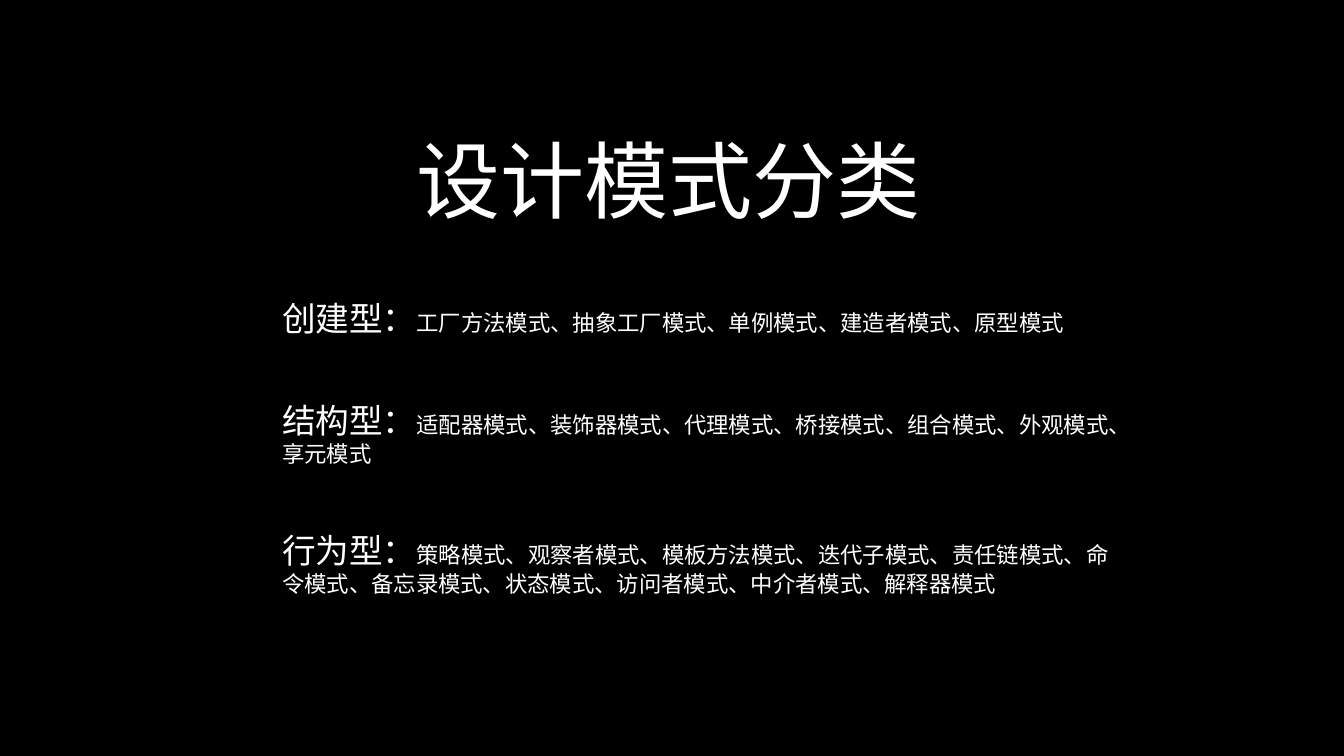
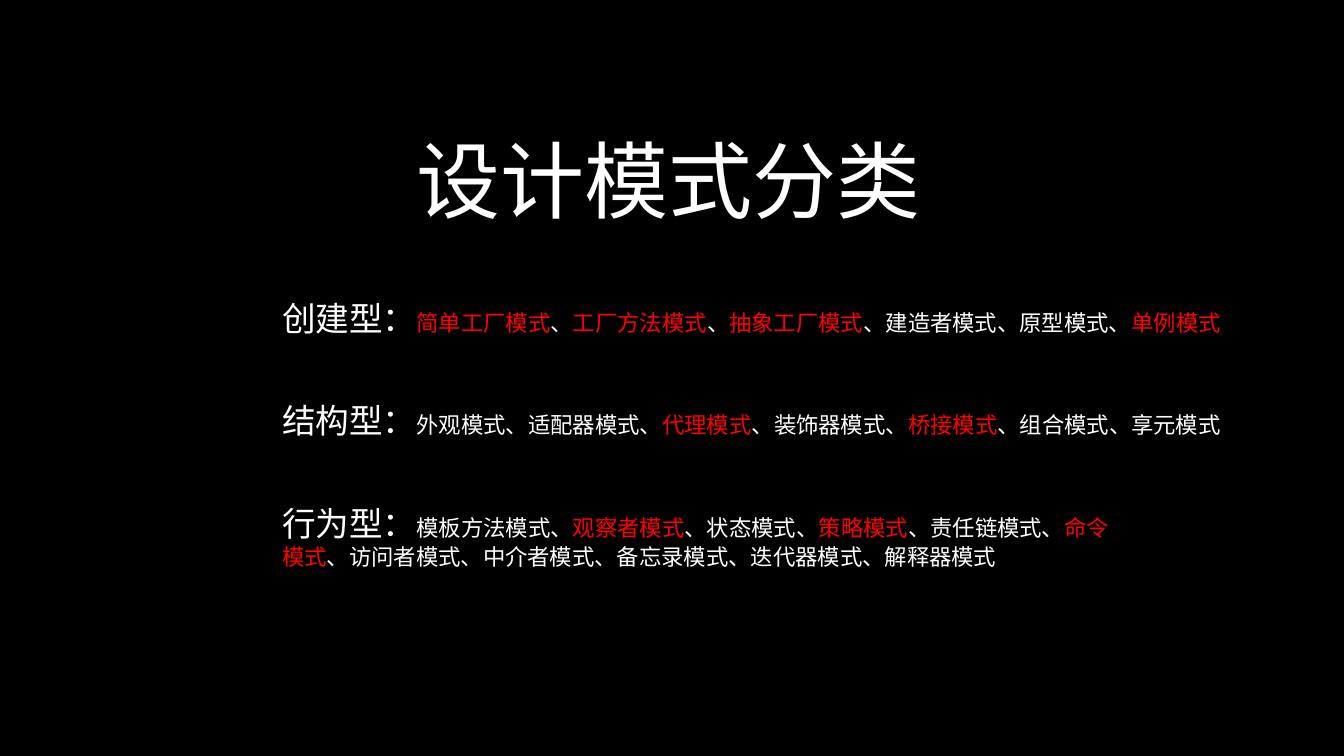
Before and after one commit to 643364103/design, a slide deck: slide 7 of designpattern/ppt/设计模式（一）.pptx (slide 6 before the commit). Drawn at 1344x756 pixels with LibreOffice and Linux fonts; fonts in the diff are those of the drawing. Boxes give left, top, right and bottom in pixels: in the first picture for what was removed or moved away, otherwise in the second. Text is boxed around its words. In the diff, an @@ line names an element or a change of style, - is before the commit and + after.

```diff
--- a/designpattern/ppt/设计模式（一）.pptx
+++ b/designpattern/ppt/设计模式（一）.pptx
@@ text at <box>282,302,1221,334</box>: text changed; text colour #FFFFFF to #FF0000 @@
-创建型：工厂方法模式、抽象工厂模式、单例模式、建造者模式、原型模式
+创建型：简单工厂模式、工厂方法模式、抽象工厂模式、建造者模式、原型模式、单例模式
@@ text at <box>282,404,1221,436</box>: text changed @@
-结构型：适配器模式、装饰器模式、代理模式、桥接模式、组合模式、外观模式、享元模式
+结构型：外观模式、适配器模式、代理模式、装饰器模式、桥接模式、组合模式、享元模式
@@ text at <box>282,508,1110,567</box>: text changed @@
-行为型：策略模式、观察者模式、模板方法模式、迭代子模式、责任链模式、命令模式、备忘录模式、状态模式、访问者模式、中介者模式、解释器模式
+行为型：模板方法模式、观察者模式、状态模式、策略模式、责任链模式、命令模式、访问者模式、中介者模式、备忘录模式、迭代器模式、解释器模式
```
Also in this commit, not shown: 4 other slides changed, 2 slides added, 5 other files.
